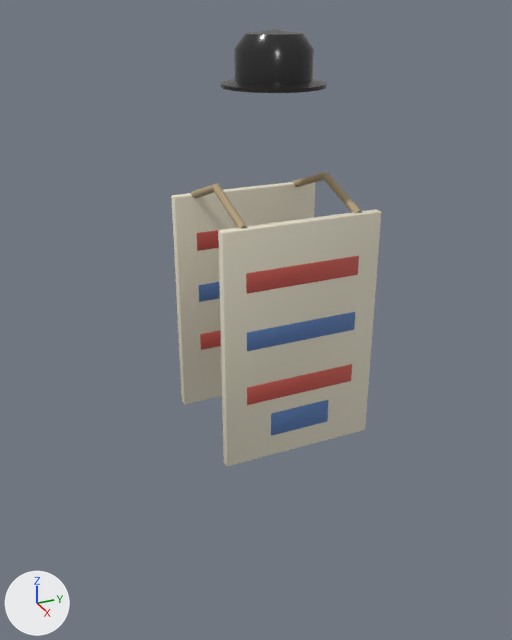
Two versions of the glTF model assets/shared/costumes/costume_sandwich.glb, one commit apart.
One viewpoint serves both versions: a 50 mm lens placed at (1.893, -0.906, 2.023), pointed at (-0.055, -0.029, 1.049). Arrows for +X, +Y and +Z are at lower left; the lights stay in place. The first picture is the older version.

Script lines for the objects in view, before the commit:
```python
me_bowler = bpy.data.meshes.new('bowler')
me_bowler.from_pydata(...)  # 144 vertices, 240 faces; spans x -0.15..0.15, y -0.15..0.15, z 1.79..1.94
me_bowler.materials.append(mat_black)
me_cube = bpy.data.meshes.new('Cube')
me_cube.from_pydata(...)  # 56 vertices, 108 faces; spans x 0.185..0.215, y -0.25..0.25, z 0.705..1.455
me_cube.materials.append(mat_board)
me_cube_004 = bpy.data.meshes.new('Cube.004')
me_cube_004.from_pydata(...)  # 56 vertices, 108 faces; spans x 0.182..0.218, y -0.1..0.1, z 0.78..0.86
me_cube_004.materials.append(mat_paint2)
ob_board1 = bpy.data.objects.new('board1', me_cube)
ob_board1.location = (0.0, 0.0, 0.0)
ob_bowler = bpy.data.objects.new('bowler', me_bowler)
ob_bowler.location = (0.0, 0.0, 0.0)
ob_fishsign1 = bpy.data.objects.new('fishsign1', me_cube_004)
ob_fishsign1.location = (0.0, 0.0, 0.0)
# also in view: 'stripe10' at (0.2, 0.0, 1.3); 'board-1' at (-0.2, 0.0, 1.08); 'stripe11' at (0.2, 0.0, 1.12); 'stripe12' at (0.2, 0.0, 0.94)
```
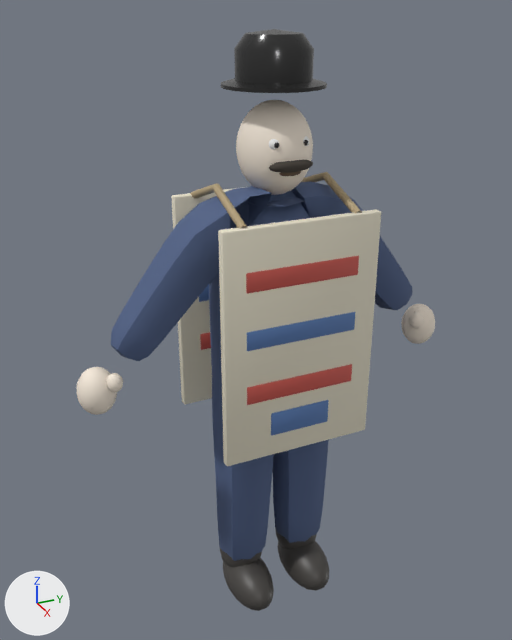
The change, as a diff of the scene's bpy script:
```diff
--- a/assets/shared/costumes/costume_sandwich.glb.py
+++ b/assets/shared/costumes/costume_sandwich.glb.py
@@ mat_mask @@
+mat_mask = bpy.data.materials.new('mask')
+# nodes: BsdfPrincipled, Mix, OutputMaterial, VertexColor
+# colours: pale yellow #f6eada, mixed with the vertex colours
@@ mat_navy @@
+mat_navy = bpy.data.materials.new('navy')
+# nodes: BsdfPrincipled, Mix, OutputMaterial, VertexColor
+# colours: blue #506186, mixed with the vertex colours
@@ mat_beard @@
+mat_beard = bpy.data.materials.new('beard')
+# nodes: BsdfPrincipled, Mix, OutputMaterial, VertexColor
+# colours: dark grey #453f38, mixed with the vertex colours
@@ mat_stitch @@
+mat_stitch = bpy.data.materials.new('stitch')
+# nodes: BsdfPrincipled, Mix, OutputMaterial, VertexColor
+# colours: brown #6c5945, mixed with the vertex colours
@@ mat_white @@
+mat_white = bpy.data.materials.new('white')
+# nodes: BsdfPrincipled, Mix, OutputMaterial, VertexColor
+# colours: white #f3f3f1, mixed with the vertex colours
@@ mat_boot @@
+mat_boot = bpy.data.materials.new('boot')
+# nodes: BsdfPrincipled, Mix, OutputMaterial, VertexColor
+# colours: dark grey #45423f, mixed with the vertex colours
@@ ob_thumbmr @@
+ob_thumbmr = bpy.data.objects.new('thumbmR', me_thumbmr)  # a UV sphere (12 segments, 8 rings, poles along z) spanning x 0.033..0.083, y -0.5605..-0.5105, z 0.9584..1.0184
+ob_thumbmr.location = (0.0, 0.0, 0.0)
@@ ob_thumbml @@
+ob_thumbml = bpy.data.objects.new('thumbmL', me_thumbml)  # a UV sphere (12 segments, 8 rings, poles along z) spanning x 0.033..0.083, y 0.5105..0.5605, z 0.9584..1.0184
+ob_thumbml.location = (0.0, 0.0, 0.0)
@@ ob_suit @@
+ob_suit = bpy.data.objects.new('suit', me_suit)  # 368 vertices, 710 faces; spans x -0.143..0.143, y -0.527..0.527, z 0.115..1.519
+ob_suit.location = (0.0, 0.0, 0.0)
@@ ob_moustache @@
+ob_moustache = bpy.data.objects.new('moustache', me_moustache)  # a UV sphere (12 segments, 8 rings, poles along z) spanning x 0.1..0.14, y -0.07..0.07, z 1.572..1.608
+ob_moustache.location = (0.0, 0.0, 0.0)
@@ ob_mittr @@
+ob_mittr = bpy.data.objects.new('mittR', me_mittr)  # a UV sphere (18 segments, 12 rings, poles along z) spanning x -0.047..0.071, y -0.642..-0.522, z 0.873..1.023
+ob_mittr.location = (0.0, 0.0, 0.0)
@@ ob_mittl @@
+ob_mittl = bpy.data.objects.new('mittL', me_mittl)  # a UV sphere (18 segments, 12 rings, poles along z) spanning x -0.047..0.071, y 0.522..0.642, z 0.873..1.023
+ob_mittl.location = (0.0, 0.0, 0.0)
@@ ob_mask_mouth @@
+ob_mask_mouth = bpy.data.objects.new('mask_mouth', me_mask_mouth)  # a UV sphere (12 segments, 8 rings, poles along z) spanning x 0.102..0.126, y -0.035..0.035, z 1.56..1.58
+ob_mask_mouth.location = (0.0, 0.0, 0.0)
@@ ob_mask @@
+ob_mask = bpy.data.objects.new('mask', me_mask)  # a UV sphere (28 segments, 18 rings, poles along z) spanning x -0.11..0.13, y -0.11..0.11, z 1.485..1.755
+ob_mask.location = (0.0, 0.0, 0.0)
@@ ob_eye_1 @@
+ob_eye_1 = bpy.data.objects.new('eye-1', me_eye_1)  # a UV sphere (16 segments, 10 rings, poles along z) spanning x 0.084..0.12, y -0.063..-0.027, z 1.632..1.668
+ob_eye_1.location = (0.0, 0.0, 0.0)
@@ ob_bootr @@
+ob_bootr = bpy.data.objects.new('bootR', me_bootr)  # a UV sphere (18 segments, 12 rings, poles along z) spanning x -0.088..0.208, y -0.195..-0.035, z -0.01..0.15
+ob_bootr.location = (0.0, 0.0, 0.0)
@@ ob_bootl @@
+ob_bootl = bpy.data.objects.new('bootL', me_bootl)  # a UV sphere (18 segments, 12 rings, poles along z) spanning x -0.088..0.208, y 0.035..0.195, z -0.01..0.15
+ob_bootl.location = (0.0, 0.0, 0.0)
@@ ob_ankler @@
+ob_ankler = bpy.data.objects.new('ankleR', me_ankler)  # a UV sphere (16 segments, 10 rings, poles along z) spanning x -0.08..0.08, y -0.195..-0.035, z 0.07..0.25
+ob_ankler.location = (0.0, 0.0, 0.0)
@@ ob_anklel @@
+ob_anklel = bpy.data.objects.new('ankleL', me_anklel)  # a UV sphere (16 segments, 10 rings, poles along z) spanning x -0.08..0.08, y 0.035..0.195, z 0.07..0.25
+ob_anklel.location = (0.0, 0.0, 0.0)
```

Pixel boxes [x1, y1, x2, y2] of what changed, in the pictures (512 x 640 px):
'suit', added (blue)
    after: [111, 181, 412, 561]
'mask', added
    after: [236, 100, 313, 195]
'bootR', added
    after: [223, 558, 274, 611]
'bootL', added
    after: [277, 541, 329, 591]
'mittR', added
    after: [77, 367, 117, 415]
'mittL', added
    after: [401, 304, 435, 344]
'moustache', added
    after: [269, 160, 313, 173]
'ankleR', added
    after: [220, 548, 262, 568]
'ankleL', added
    after: [275, 530, 316, 549]
'thumbmR', added
    after: [106, 373, 123, 392]
'thumbmL', added
    after: [409, 312, 424, 329]
'mask_mouth', added
    after: [279, 171, 301, 176]
'eye-1', added
    after: [269, 139, 279, 149]
'board-1', unchanged, covered by the edit
    before: [172, 182, 315, 404]
    after: [172, 187, 244, 404]
